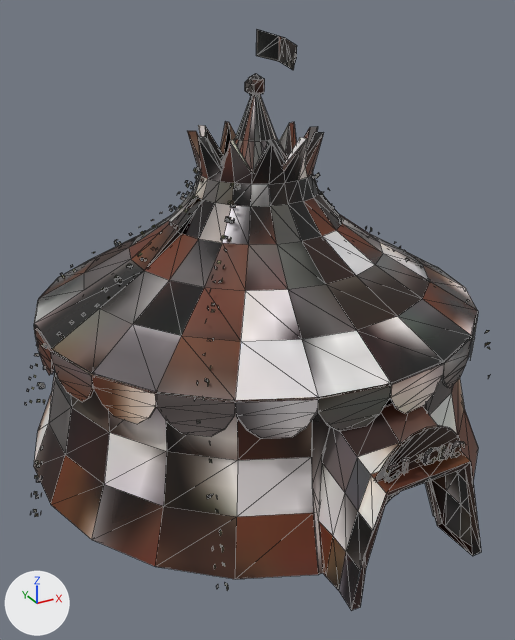
An edit to the glTF model public/models/env/tent_small_far.glb, drawn before and after from the same camera.
Camera for both pictures: a 50 mm lens placed at (-0.0467, -0.0854, 0.0611), pointed at (-0.0022, -0.0045, 0.0206). Arrows for +X, +Y and +Z are at lower left; the lights stay in place. The first picture is the older version. Mesh edges are drawn as thin lines. Where no turn or scale is listed for an object, it has been applied to the vertices. Vertices at exactly the same position are counted once.

Objects in the first picture: 'baked'.
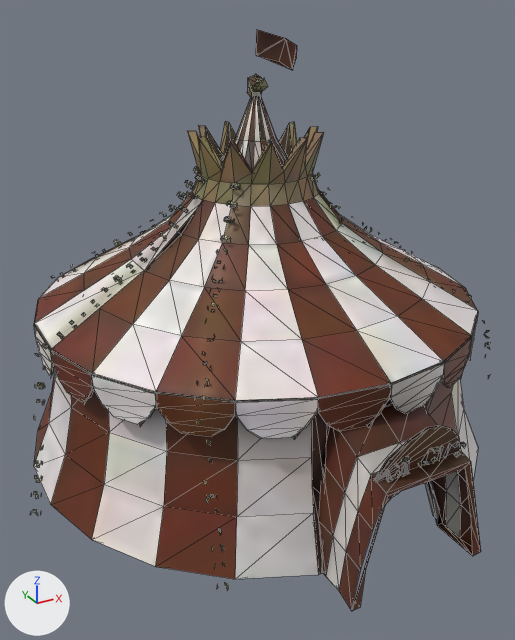
Where the newer file only moved an object's origin or applied its transform, the numbers keep the older frame.

Patch to the scene script:
```diff
--- a/public/models/env/tent_small_far.glb.py
+++ b/public/models/env/tent_small_far.glb.py
@@ img_atlas_normal @@
+img_atlas_normal = load_image('atlas_normal', '_unpacked/atlas_normal', 256, 256, 'Non-Color')
@@ mat_atlas @@
 n4.image = img_atlas_orm
+n5 = _N.new('ShaderNodeNormalMap'); n5.name = 'Normal Map'
+n5.uv_map = 'UVMap'
+n6 = _N.new('ShaderNodeTexImage'); n6.name = 'Image Texture.002'
+n6.image = img_atlas_normal
 _L.new(n0.outputs[0], n1.inputs[0])  # 'BSDF' to 'Surface'
@@ mat_atlas @@
 n0 = _N.new('ShaderNodeBsdfPrincipled'); n0.name = 'Principled BSDF'
 _L.new(n4.outputs[0], n3.inputs[0])  # 'Color' to 'Color'
+_L.new(n5.outputs[0], n0.inputs[5])  # 'Normal' to 'Normal'
+_L.new(n6.outputs[0], n5.inputs[1])  # 'Color' to 'Color'
@@ me_cord_1_cords_0 @@
 # used by ob_baked; location = (-0.0008, -0.0008, 0.0296)
-me_cord_1_cords_0.from_pydata(...)  # 2543 vertices, 2400 faces; spans x -0.0359..0.0359, y -0.0382..0.0382, z -0.0288..0.0288
+me_cord_1_cords_0.from_pydata(...)  # 2518 vertices, 2400 faces; spans x -0.0359..0.0359, y -0.0382..0.038, z -0.0289..0.0289
+# me_cord_1_cords_0 part 1: the loose piece of 4 vertices spanning x 0.0006..0.0007, y -0.0375..-0.0368, z -0.0136..-0.012 is rebuilt with 3 vertices and now spans x 0.0004..0.0007, y -0.0375..-0.0367, z -0.0135..-0.0113
+# me_cord_1_cords_0 part 2: 63 loose pieces with 256 vertices, spanning x -0.0305..0.0141, y -0.0376..0.0382, z -0.0276..0.0231, are deleted
+# me_cord_1_cords_0 part 3: 6 vertices moved from x -0.0044..0.0081, y -0.0373..-0.0292, z -0.021..-0.0119 to x -0.0044..0.0082, y -0.0372..-0.0294, z -0.021..-0.0119; 126 vertices removed from x -0.0355..0.0236, y -0.0377..0.037, z -0.0288..0.0112; 353 vertices added at x -0.033..0.0342, y -0.0382..0.0347, z -0.0288..0.0112
+# me_cord_1_cords_0 part 4: 2 vertices moved from x -0.0003..0.0008, y 0.0008, z 0.0206..0.0231 to x 0.0008..0.0019, y 0.0008..0.0011, z 0.0206..0.023; 55 vertices removed from x -0.0006..0.0068, y -0.0004..0.0022, z 0.0206..0.028; 34 vertices added at x -0.0005..0.0068, y -0.0006..0.0021, z 0.0207..0.0277
+# me_cord_1_cords_0 part 5: 1974 kept faces spanning x -0.0359..0.0359, y -0.0382..0.038, z -0.0288..0.0223 get new texture (UV) coordinates
+# other edits to the shape of me_cord_1_cords_0 do not show in these pictures
 me_cord_1_cords_0.materials.append(mat_atlas)
```

Pixel boxes (x1, y1, x2, y2) of what changed, in the pictures (515 x 640 px; the box of a moved part takes in the faces that stretch with it):
'baked', surface changed, reshaped
    before: (25, 30, 491, 611)
    after: (30, 30, 491, 611)
part 1 of me_cord_1_cords_0, rebuilt (125% wider, 31% taller)
    before: (424, 453, 427, 465)
    after: (421, 449, 429, 465)
part 2 of me_cord_1_cords_0, deleted
    before: (25, 79, 460, 482)
part 3 of me_cord_1_cords_0, reshaped
    before: (35, 198, 469, 611)
    after: (42, 167, 489, 611)
part 4 of me_cord_1_cords_0, moved or reshaped
    before: (245, 30, 297, 96)
    after: (247, 30, 297, 97)
part 5 of me_cord_1_cords_0, surface changed
    both: (31, 94, 489, 610)
